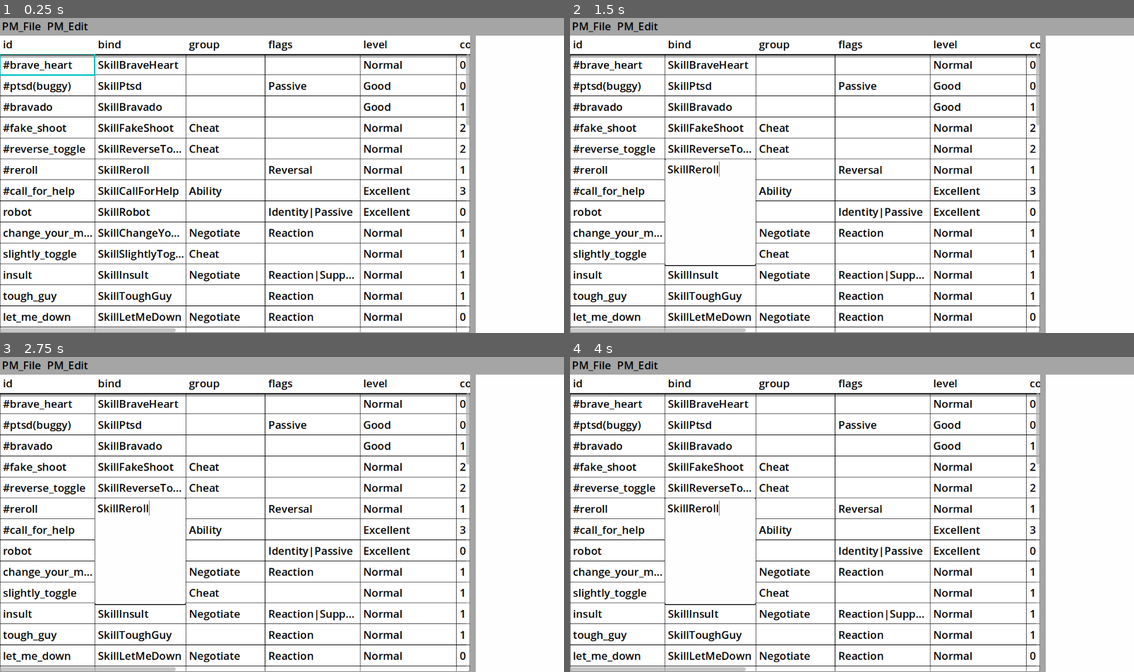
Above: before the commit, frames 1-4 (two rows, left to right).
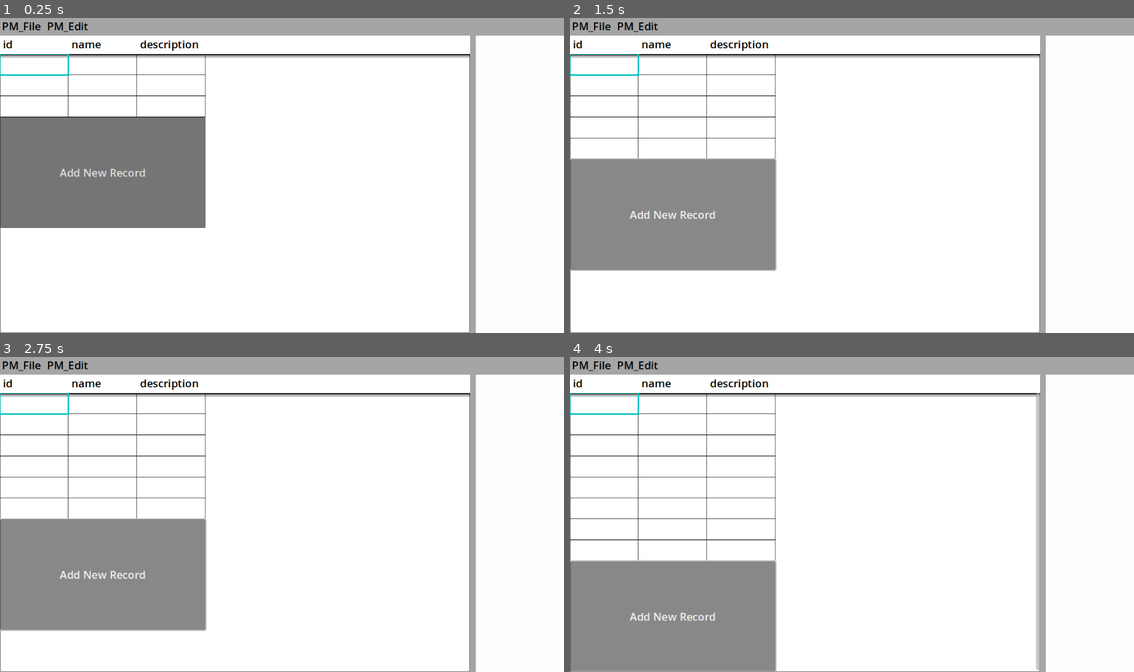
Above: after the commit, the same moments.

Repository: CoolDove/tabro
Game: Godot game, scene res://main.tscn
Two runs of this game, one before a commit and one after it. Both use one fixed random seed, a clock stepped at 60 frames per second and the inputs below.
Inputs (mouse positions are in pixels of both pictures, inside the frame that each line leads up to):
- Up to frame 1 (0.25 s): no input
- Up to frame 2 (1.5 s): click (671, 172) at 0.5 s, where only the run after the commit has a clickable "Add New Record"; click (671, 194) at 1.25 s, where only the run after the commit has a clickable "Add New Record"
- Up to frame 3 (2.75 s): click (101, 552) at 2 s, where only the run after the commit has a clickable "Add New Record"
- Up to frame 4 (4 s): click (671, 574) at 2.75 s, where only the run after the commit has a clickable "Add New Record"; click (671, 596) at 3.5 s, where only the run after the commit has a clickable "Add New Record"

The runs differ from the first frame. In frame 1, 23% of the frame differs, in the area x 0-84%, y 7-100%; in frame 2, 23%; in frame 3, 23%; in frame 4, 22%.

Commit message:
add: save and load .tbr file

Diff:
--- a/resources/tabro_data_dummy.tres
+++ /dev/null
@@ -1,27 +0,0 @@
-[gd_resource type="Resource" script_class="TabroData" load_steps=6 format=3 uid="uid://bhb7nxa51p5ws"]
-
-[ext_resource type="Script" uid="uid://bwteywwj5dpyu" path="res://system/data/field_data.gd" id="1_nbeiw"]
-[ext_resource type="Script" uid="uid://ce1e7vr4f55kl" path="res://system/data/tabro_data.gd" id="2_qd1qv"]
-
-[sub_resource type="Resource" id="Resource_nbeiw"]
-script = ExtResource("1_nbeiw")
-name = "id"
-width = 140
-metadata/_custom_type_script = "uid://bwteywwj5dpyu"
-
-[sub_resource type="Resource" id="Resource_qd1qv"]
-script = ExtResource("1_nbeiw")
-name = "name"
-width = 180
-metadata/_custom_type_script = "uid://bwteywwj5dpyu"
-
-[sub_resource type="Resource" id="Resource_ab8tm"]
-script = ExtResource("1_nbeiw")
-name = "description"
-width = 190
-metadata/_custom_type_script = "uid://bwteywwj5dpyu"
-
-[resource]
-script = ExtResource("2_qd1qv")
-fields = Array[ExtResource("1_nbeiw")]([SubResource("Resource_nbeiw"), SubResource("Resource_qd1qv"), SubResource("Resource_ab8tm")])
-metadata/_custom_type_script = "uid://ce1e7vr4f55kl"
--- a/scenes/cell_value_edit.gd
+++ b/scenes/cell_value_edit.gd
@@ -69,13 +69,15 @@
 
 	script.reload()
 	te.set_script(script)
+	te.context_menu_enabled = false
 	te.connect("gui_event_handle", func(e: InputEvent):
 		if e is InputEventKey:
 			if e.keycode == KEY_ESCAPE and e.pressed:
 				_canceled = true
 				on_edit_cancel.emit()
 				close()
-			elif e.keycode == KEY_ENTER and e.ctrl_pressed:
-				te.release_focus()
+			elif e.keycode == KEY_ENTER and e.pressed:
+				if not e.ctrl_pressed:
+					te.release_focus()
 	)
 	return te
--- a/scenes/table_edit.gd
+++ b/scenes/table_edit.gd
@@ -10,23 +10,19 @@
 
 var cell_value_edit : CellValueEdit
 
-var data : CsvData:
+var data :TabroData:
 	get:
 		return _data
 	set(v):
-		# Normalize
-		if v != null:
-			_data = v.duplicate_deep()
-			for r in v.records:
-				for i in range(0, data.column - r.size()):
-					r.append("")
-		else:
-			_data = null
+		_data = v
+		v.normalize()
 		call_deferred("refresh")
-var _data : CsvData
+var _data : TabroData
 
 var cell_height = 32.0
-var fields : Array[Field]
+var fields :
+	get:
+		return data.fields if data != null else null
 
 var _pool_label : Node # Array[Label]
 
@@ -34,7 +30,13 @@
 var hover_cell : Vector2i
 var is_hover_cell_valid :bool:
 	get:
-		return hover_cell.x >= 0 and hover_cell.y >= 0
+		return not (
+			hover_cell.x < 0 or
+			hover_cell.y < 0 or
+			hover_cell.x >= fields.size() or
+			hover_cell.y >= visible_end or
+			hover_cell.y >= data.records.size()
+		)
 
 class Field:
 	var name : String
@@ -50,9 +52,37 @@
 	get:
 		return ceili((gridscroller.scroll_vertical + gridscroller.size.y) / cell_height)
 
-func _init(csvdata:CsvData=null):
-	data = csvdata
-	pass
+var _filepath : String
+
+
+static func load_from_data(tbrdata: TabroData) -> TableEdit:
+	var _TableEdit = preload("./table_edit.tscn")
+	var edit = _TableEdit.instantiate() as TableEdit
+	edit.data = tbrdata
+	return edit
+
+static func load_from_file(filepath: String) -> TableEdit:
+	if not FileAccess.file_exists(filepath):
+		return null
+	var file = FileAccess.open(filepath, FileAccess.READ)
+	if file == null:
+		return null
+	var raw = file.get_as_text()
+	file.close()
+	var d = TabroData.deserialize(raw)
+	if d != null and d is TabroData:
+		var edit = load_from_data(d)
+		edit._filepath = filepath
+		return edit
+	return null
+
+func save(filepath:String=""):
+	var saveto = filepath if filepath != "" else _filepath
+	var file = FileAccess.open(saveto, FileAccess.WRITE)
+	var jsonstr = TabroData.serialize(data)
+	file.store_string(jsonstr)
+	file.close()
+	print("save to %s" % saveto)
 
 func _ready():
 	# Add a little block to fit the scroll bar width in body scroll container.
@@ -79,9 +109,16 @@
 	_virtual_spacing_before.size_flags_horizontal = Control.SIZE_EXPAND_FILL
 	_virtual_spacing_before.size_flags_vertical = Control.SIZE_SHRINK_BEGIN
 
-	_virtual_spacing_after = Control.new()
+	_virtual_spacing_after = Button.new()
+	_virtual_spacing_after.text = "Add New Record"
 	_virtual_spacing_after.size_flags_horizontal = Control.SIZE_EXPAND_FILL
 	_virtual_spacing_after.size_flags_vertical = Control.SIZE_SHRINK_END
+	_virtual_spacing_after.pressed.connect(func():
+		var strarray = PackedStringArray()
+		strarray.resize(fields.size())
+		data.records.append(strarray)
+		refresh()
+	)
 
 	grid.add_child(_virtual_spacing_before, false, INTERNAL_MODE_FRONT)
 	grid.add_child(_virtual_spacing_after, false, INTERNAL_MODE_BACK)
@@ -91,11 +128,12 @@
 			return
 		var grid_size = grid.size
 		var grid_color = Color.BLACK
+		grid.draw_line(Vector2(0,0), Vector2(grid_size.x, 0), grid_color)
 		for i in range(visible_begin, min(visible_end, data.records.size())):
-			var y = i * cell_height
+			var y = (i + 1) * cell_height
 			grid.draw_line(Vector2(0,y), Vector2(grid_size.x, y), grid_color)
 		var x = 0
-		var bottom = min(grid_size.y, (data.records.size() - 1) * cell_height)
+		var bottom = min(grid_size.y, data.records.size() * cell_height)
 		var draw_cell = null
 		grid.draw_line(Vector2(x, 0), Vector2(x, bottom), grid_color)
 		for fidx in range(0, fields.size()):
@@ -136,7 +174,7 @@
 				MOUSE_BUTTON_LEFT:
 					if event.is_released() and is_hover_cell_valid:
 						var celledit = _get_celledit_from_hover_cell(hover_cell)
-						var data_row_idx = hover_cell.y + 1
+						var data_row_idx = hover_cell.y
 						var data_col_idx = hover_cell.x
 						var fieldinfo = fields[hover_cell.x]
 						if celledit != null:
@@ -187,13 +225,16 @@
 	else:
 		var hovery = floori((grid_mpos.y + gridscroller.scroll_vertical) / cell_height)
 		var _hoverxpx = int(grid_mpos.x + gridscroller.scroll_horizontal)
-		var hoverx = 0
+		var hoverx = -1
 		for fieldidx in range(0, fields.size()):
 			hoverx = fieldidx
 			var field = fields[fieldidx]
 			if _hoverxpx < field.width:
+				_hoverxpx = 0
 				break
 			_hoverxpx -= field.width
+		if _hoverxpx > 0:
+			hoverx = -1
 		new_hover_cell = Vector2i(hoverx, hovery)
 	if new_hover_cell == hover_cell:
 		return
@@ -212,7 +253,7 @@
 func _get_celledit_from_hover_cell(hover: Vector2i) -> Control:
 	if data == null:
 		return null
-	if hover.x < 0 or hover.y < 0 or hover.y > data.records.size() - 2 or hover.x > fields.size() - 1:
+	if hover.x < 0 or hover.y < 0 or hover.y > data.records.size() - 1 or hover.x > fields.size() - 1:
 		return null
 	var linectnr = grid.get_child(hover.y - visible_begin)
 	if linectnr == null:
@@ -231,28 +272,30 @@
 	_virtual_spacing_before.custom_minimum_size = Vector2(0, visible_begin * cell_height)
 	_virtual_spacing_after.custom_minimum_size  = Vector2(0, int(gridscroller.size.y * 0.4))
 
-	for i in range(0, data.records[0].size() - titleline.get_child_count()):
+	var fields_count = fields.size()
+	for i in range(0, fields_count - titleline.get_child_count()):
 		titleline.add_child(_get_cell_control_label())
-	for i in range(0, titleline.get_child_count() - data.records[0].size()):
+	for i in range(0, titleline.get_child_count() - fields_count):
 		var c = titleline.get_child(-1)
 		titleline.remove_child(c)
 		_recycle_cell_control_label(c)
 
-	fields.clear()
-	for f in data.records[0]:
-		var celledit = titleline.get_child(fields.size()) as Label
-		var field = Field.new()
-		field.name = f
-		field.width = 160 + hash(f) % 40
-		fields.push_back(field)
+	# fields.clear()
+	for fidx in range(0, fields_count):
+		var field = fields[fidx]
+		var celledit = titleline.get_child(fidx) as Label
+		# var field = Field.new()
+		# field.name = f
+		# field.width = 160 + hash(f) % 40
+		# fields.push_back(field)
 
 		# Set field edit
 		_initialize_celledit(celledit)
-		celledit.text = f
+		celledit.text = field.name
 		celledit.custom_minimum_size = Vector2(field.width, titleline.size.y)
 
 	var visible_record_count = min(\
-			visible_end - visible_begin, data.records.size() - 1 - visible_begin
+			visible_end - visible_begin, data.records.size() - visible_begin
 	)
 	for i in range(0, visible_record_count - grid.get_child_count()):
 		var line = HBoxContainer.new()
@@ -268,27 +311,22 @@
 		for f in range(0, line.get_child_count() - field_count):
 			line.remove_child(line.get_child(-1))
 
-	for r in range(visible_begin+1, visible_record_count + visible_begin + 1):
+	for r in range(visible_begin, visible_record_count + visible_begin):
 		var row = data.records[r]
-		var linectnr = grid.get_child(r - (visible_begin+1))
-		for f in range(0, row.size()):
-			var celledit = linectnr.get_child(f)
+		var linectnr = grid.get_child(r - visible_begin)
+		# print("row: %s" % row)
+		for col in range(0, fields_count):
+			var celledit = linectnr.get_child(col)
 			# Set cell edit
 			_initialize_celledit(celledit)
-			var content = row[f]
-			if content is String:
-				var n = content.find("\n")
-				if n != -1:
-					celledit.text = "%s…" % content.substr(0, n)
-				else:
-					celledit.text = content
-			else:
-				celledit.text = "%s" % content
-			celledit.custom_minimum_size = Vector2(fields[f].width, cell_height)
+			celledit.text = row[col]
+			celledit.custom_minimum_size = Vector2(fields[col].width, cell_height)
 	grid.queue_redraw()
 
 # You can always call this after either creating a celledit or getting from a pool
 func _initialize_celledit(celledit: Label):
+	if celledit == null:
+		return
 	celledit.size_flags_vertical = Control.SIZE_EXPAND_FILL
 	celledit.vertical_alignment = VERTICAL_ALIGNMENT_CENTER
 	celledit.theme_type_variation = "TableCell"
--- a/system/data/field_data.gd
+++ b/system/data/field_data.gd
@@ -3,4 +3,3 @@
 
 @export var name : String
 @export var width : int
-@export var type : int
--- a/system/data/tabro_data.gd
+++ b/system/data/tabro_data.gd
@@ -15,3 +15,76 @@
 	var fields_count = fields.size()
 	for row in records:
 		row.resize(fields_count)
+
+func add_field(name: String):
+	var field = FieldData.new()
+	field.name = name
+	field.width = 140
+	fields.append(field)
+	if _is_normalized:
+		normalize()
+
+func add_record():
+	var row : PackedStringArray
+	row.resize(fields.size())
+	records.append(row)
+
+enum Version {
+	V00 = 1,
+	VLATEST = V00
+}
+
+static func serialize(data: TabroData) -> String:
+	var save : Dictionary
+	save["version"] = Version.VLATEST
+	var body : Dictionary
+	save["body"] = body
+	# Nerver change above
+	var dfields = []
+	for field in data.fields:
+		var fieldsave = {
+			"name" = field.name,
+			"width" = field.width,
+		}
+		dfields.append(fieldsave)
+	body["fields"] = dfields
+	var drecords : Array[PackedStringArray]
+	for record in data.records:
+		var row : PackedStringArray
+		for cell in record:
+			row.append(cell)
+		drecords.append(row)
+	body["records"] = drecords
+	return JSON.stringify(save)
+
+static func deserialize(raw: String) -> TabroData:
+	var save = JSON.parse_string(raw)
+	var version = save["version"]
+	var body = save["body"]
+	if version == null or body == null:
+		return null
+
+	match version as Version:
+		Version.V00:
+			return _deserialize_body_v00(body)
+		_:
+			return null
+
+static func _deserialize_body_v00(jobj) -> TabroData:
+	var dfields : Array[FieldData]
+	var drecords : Array[PackedStringArray]
+	var jfields = jobj["fields"]
+	for field in jfields:
+		var f = FieldData.new()
+		f.name = field["name"]
+		f.width = field["width"]
+		dfields.append(f)
+	for record in jobj["records"]:
+		var rowdata : PackedStringArray
+		for row in record:
+			rowdata.append(row)
+		drecords.append(rowdata)
+	var data = TabroData.new()
+	data.fields = dfields
+	data.records = drecords
+	return data
--- a/system/main.gd
+++ b/system/main.gd
@@ -5,8 +5,6 @@
 @onready var popupm_file = $Window/MenuBar/PM_File
 @onready var popupm_edit = $Window/MenuBar/PM_Edit
 @onready var main_panel = $Window/Body/MainPanel
-
-var _TableEdit = preload("res://scenes/table_edit.tscn")
 
 static var instance : Main
 
@@ -17,7 +15,48 @@
 			0:
 				action_open_file()
 			1:
-				print("Not implemented!")
+				var table_edit = main_panel.get_child(0)
+				if table_edit == null or table_edit is not TableEdit:
+					return
+				var saveto = table_edit._filepath
+				if saveto == null or saveto == "":
+					var fdialog = FileDialog.new()
+					fdialog.mode = Window.MODE_WINDOWED
+					fdialog.use_native_dialog = true
+					fdialog.access = FileDialog.ACCESS_FILESYSTEM
+					fdialog.file_mode = FileDialog.FILE_MODE_SAVE_FILE
+					fdialog.filters = ["*.tbr"]
+					fdialog.file_selected.connect(func(file):
+						print("save file to: %s" % file)
+						table_edit.save(file)
+						table_edit._filepath = file
+						fdialog.queue_free()
+					)
+					fdialog.canceled.connect(fdialog.queue_free)
+					add_child(fdialog)
+					fdialog.popup_centered_ratio()
+				else:
+					table_edit.save(saveto)
+					table_edit._filepath = saveto
+			2:
+				var table_edit = main_panel.get_child(0)
+				if table_edit == null or table_edit is not TableEdit:
+					return
+				var fdialog = FileDialog.new()
+				fdialog.mode = Window.MODE_WINDOWED
+				fdialog.use_native_dialog = true
+				fdialog.access = FileDialog.ACCESS_FILESYSTEM
+				fdialog.file_mode = FileDialog.FILE_MODE_SAVE_FILE
+				fdialog.filters = ["*.tbr"]
+				fdialog.file_selected.connect(func(file):
+					print("save file to: %s" % file)
+					table_edit.save(file)
+					table_edit._filepath = file
+					fdialog.queue_free()
+				)
+				fdialog.canceled.connect(fdialog.queue_free)
+				add_child(fdialog)
+				fdialog.popup_centered_ratio()
 			3:
 				for c in main_panel.get_children():
 					c.queue_free()
@@ -30,7 +69,16 @@
 	theme.default_font_size = 22
 
 	await get_tree().process_frame
-	open_file("res://resources/skills.csv")
+
+	var empty_table = TabroData.new()
+	empty_table.normalize()
+	empty_table.add_field("id")
+	empty_table.add_field("name")
+	empty_table.add_field("description")
+	empty_table.add_record()
+	empty_table.add_record()
+	empty_table.add_record()
+	_open_data(empty_table)
 
 func action_open_file():
 	var fdialog = FileDialog.new()
@@ -38,7 +86,7 @@
 	fdialog.use_native_dialog = true
 	fdialog.access = FileDialog.ACCESS_FILESYSTEM
 	fdialog.file_mode = FileDialog.FILE_MODE_OPEN_FILE
-	fdialog.filters = ["*.csv"]
+	fdialog.filters = ["*.tbr"]
 
 	fdialog.file_selected.connect(func(file):
 		print("select file: %s" % file)
@@ -50,11 +98,27 @@
 	add_child(fdialog)
 	fdialog.popup_centered_ratio()
 
-func open_file(filepath: String):
-	var csvdata = CsvReader.load(filepath)
+func clear_main_panel():
 	for c in main_panel.get_children():
 		c.queue_free()
-	var table_edit = _TableEdit.instantiate() as TableEdit
-	table_edit.data = csvdata
-	table_edit.set_anchors_preset(PRESET_FULL_RECT)
-	main_panel.add_child(table_edit)
+func add_to_main_panel(control: Control):
+	control.set_anchors_preset(PRESET_FULL_RECT)
+	main_panel.add_child(control)
+
+func open_file(filepath: String) -> bool:
+	if not FileAccess.file_exists(filepath):
+		return false
+	clear_main_panel()
+	var table_edit = TableEdit.load_from_file(filepath)
+	if table_edit == null:
+		return false
+	add_to_main_panel(table_edit)
+	return true
+
+func _open_data(data: TabroData) -> bool:
+	clear_main_panel()
+	var table_edit = TableEdit.load_from_data(data)
+	if table_edit == null:
+		return false
+	add_to_main_panel(table_edit)
+	return true
--- /dev/null
+++ b/system/utils/string_builder.gd
@@ -0,0 +1,22 @@
+class_name StringBuilder
+
+class Builder:
+	var buffer : PackedByteArray
+	func append(v):
+		if v == null:
+			return
+		if v is String:
+			buffer.append_array(v.to_utf8_buffer())
+		elif v is StringName:
+			buffer.append_array(v.to_utf8_buffer())
+		else:
+			buffer.append_array(("%s" % v).to_utf8_buffer())
+
+	func clear():
+		buffer.clear()
+
+	func get_string() -> String:
+		return buffer.get_string_from_utf8()
+
+static func create():
+	return Builder.new()
Not shown, added: system/utils/string_builder.gd.uid
Not shown, changed: .gitignore
